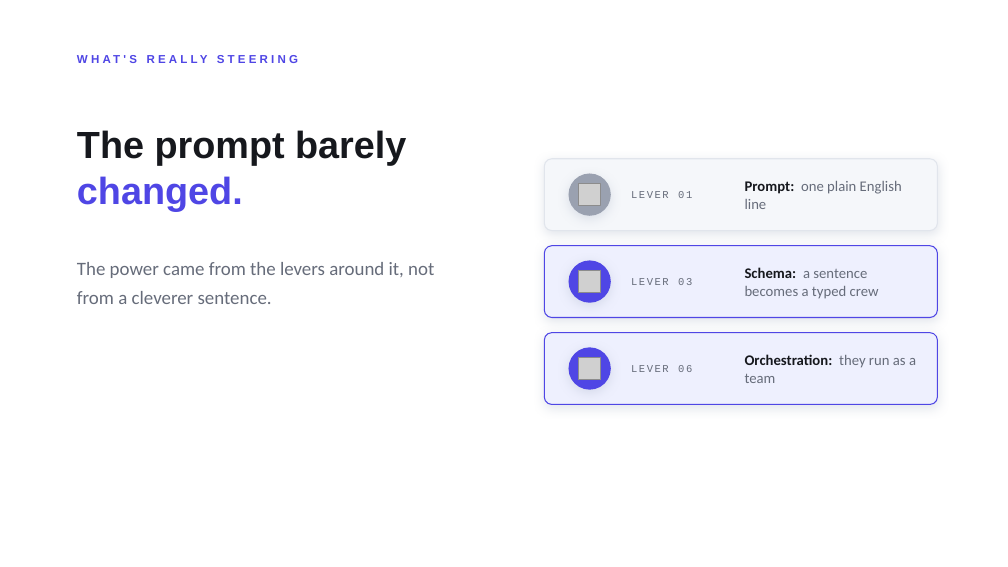
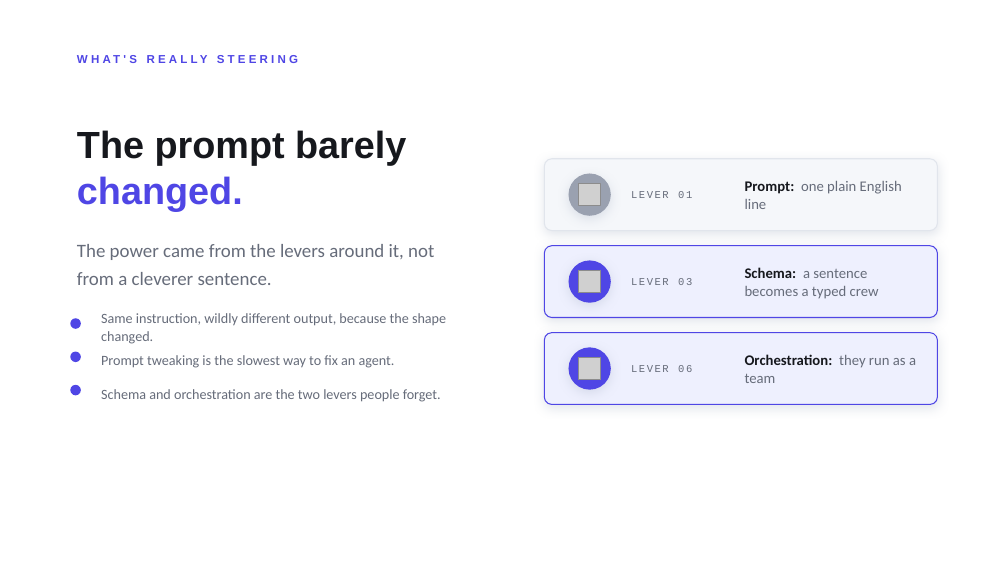
Before and after one commit to Nevvyboi/OnePromptManyWorkers, a slide deck: slide 20 of slides/One-Prompt-Many-Workers-Light.pptx. Drawn at 1008x567 pixels with LibreOffice and Linux fonts; fonts in the diff are those of the drawing; grey boxes stand for pictures. Boxes give left, top, right and bottom in pixels: in the first picture for what was removed or moved away, otherwise in the second. Text is boxed around its words. In the diff, an @@ line names an element or a change of style, - is before the commit and + after.

```diff
--- a/slides/One-Prompt-Many-Workers-Light.pptx
+++ b/slides/One-Prompt-Many-Workers-Light.pptx
@@ text "The power came from the ...": place and size @@
-text "The power came from the ..." at [77,262,434,304]
+text "The power came from the ..." at [77,244,434,285]
@@ ellipse added at [70,318,81,329], fill #4F46E5 @@
@@ text added at [101,313,446,344], 13.5 pt, text #666C7A @@
+Same instruction, wildly different output, because the shape changed.
@@ ellipse added at [70,352,81,362], fill #4F46E5 @@
@@ text added at [101,355,395,368], 13.5 pt, text #666C7A @@
+Prompt tweaking is the slowest way to fix an agent.
@@ ellipse added at [70,385,81,395], fill #4F46E5 @@
@@ text added at [101,389,441,402], 13.5 pt, text #666C7A @@
+Schema and orchestration are the two levers people forget.
```
Also in this commit, not shown: 10 other slides changed, 6 slides added, 23 other files.
